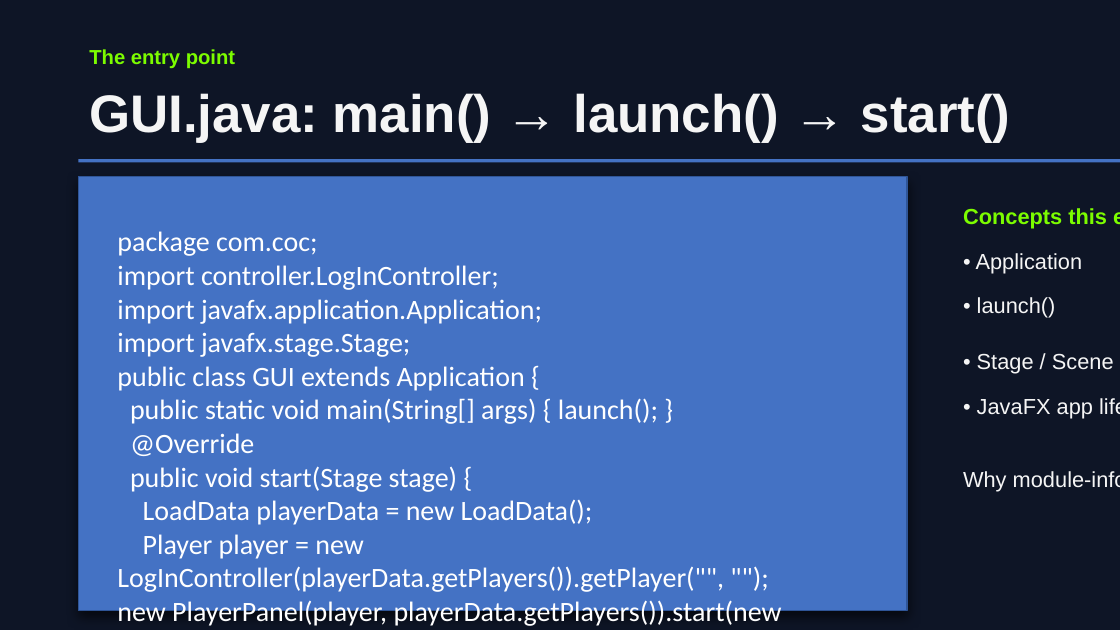
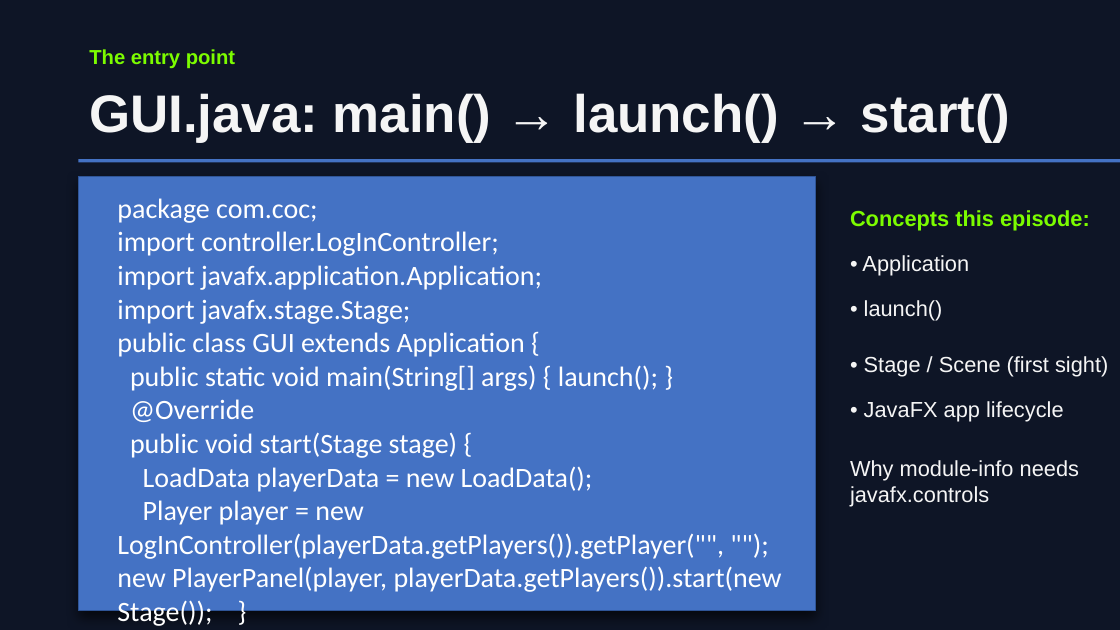
Before and after one commit to sPyOpenSource/applications, a slide deck: slide 3 of COC/docs/Ep1-This-App-Skips-Login-Screen.odp. Drawn at 1120x630 pixels with LibreOffice and Linux fonts; fonts in the diff are those of the drawing. Boxes give left, top, right and bottom in pixels: in the first picture for what was removed or moved away, otherwise in the second. Text is boxed around its words. In the diff, an @@ line names an element or a change of style, - is before the commit and + after.

```diff
--- a/COC/docs/Ep1-This-App-Skips-Login-Screen.odp
+++ b/COC/docs/Ep1-This-App-Skips-Login-Screen.odp
@@ rectangle: place and size @@
-rectangle at bbox=[78, 176, 907, 610]
+rectangle at bbox=[78, 176, 815, 610]
@@ text "package com.coc;" rewrapped from bbox=[117, 231, 782, 628] to bbox=[117, 198, 782, 628] @@
@@ text "Concepts this episode:" rewrapped from bbox=[963, 208, 1107, 229] to bbox=[850, 210, 1090, 231] @@
@@ text "• Application": place and size @@
-text "• Application" at bbox=[976, 253, 1083, 273]
+text "• Application" at bbox=[862, 255, 969, 276]
@@ text "• launch()": place and size @@
-text "• launch()" at bbox=[977, 297, 1056, 318]
+text "• launch()" at bbox=[864, 300, 943, 321]
@@ text "• Stage / Scene (first ..." rewrapped from bbox=[977, 353, 1114, 374] to bbox=[864, 356, 1108, 377] @@
@@ text "• JavaFX app lifecycle" rewrapped from bbox=[977, 399, 1093, 419] to bbox=[864, 401, 1064, 421] @@
@@ text "Why module-info needs javafx.controls" rewrapped from bbox=[963, 471, 1120, 492] to bbox=[850, 460, 1079, 507] @@
```
Also in this commit, not shown: 2 other slides changed, 1 other file.
